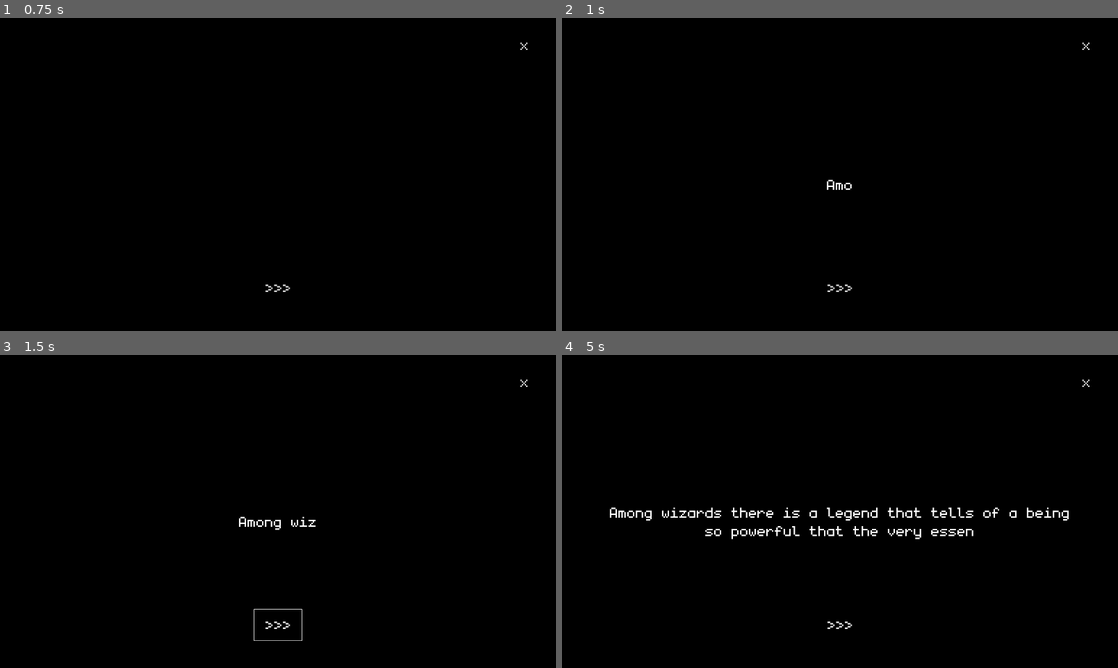
Above: before the commit, frames 1-4 (two rows, left to right).
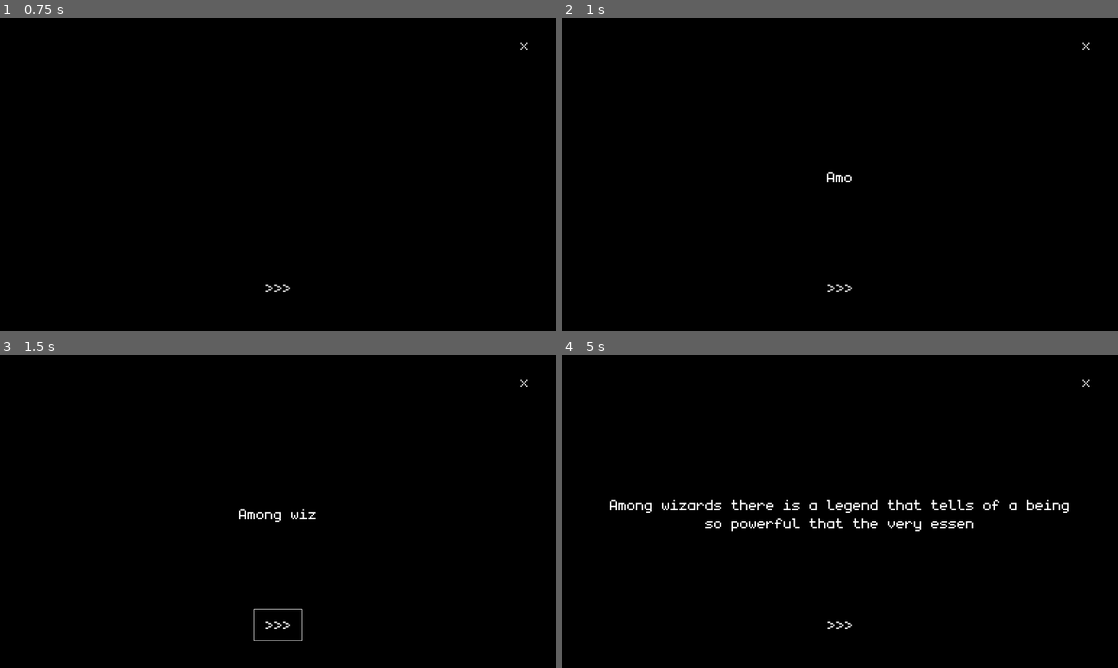
Above: after the commit, the same moments.

Repository: Juanxpeke/GD-BR2024
Game: Godot game, scene res://Core/GUI/MainMenu/main_menu.tscn
The game is run twice, just before and just after one commit, with the same random seed, the same clock (stepped at 60 frames per second) and the same inputs. The engine's default icon, where the game draws it, is replaced by a stand-in: a white triangle on a blue panel in a dark square. Sound files missing from this copy of the repository are replaced by a short silence.
Inputs (mouse positions are in pixels of both pictures, inside the frame that each line leads up to):
- Up to frame 1 (0.75 s): click "Start Game" at 0.5 s
- Up to frame 2 (1 s): no input
- Up to frame 3 (1.5 s): click ">>>" at 1.25 s
- Up to frame 4 (5 s): click ">>>" at 2 s; click ">>>" at 2.75 s; drag from (840, 511) to (895, 442) at 3.52 s; drag from (728, 527) to (812, 574) at 4.27 s

Frame 1 is identical in both runs. In frame 2, 0.1% of the frame differs, in the area x 47-53%, y 49-56%; in frame 3, 0.3%; in frame 4, 2.7%, in the area x 8-92%, y 46-59%.

Commit message:
Improved cutscene component layout

Diff:
--- a/Core/GUI/Cutscene/cutscene_component.tscn
+++ b/Core/GUI/Cutscene/cutscene_component.tscn
@@ -57,7 +57,7 @@
 
 [node name="CutsceneLabelContainer" type="PanelContainer" parent="."]
 anchors_preset = -1
-anchor_top = 0.25
+anchor_top = 0.2
 anchor_right = 1.0
 anchor_bottom = 0.75
 offset_left = 72.0
Not shown, changed: export_presets.cfg
